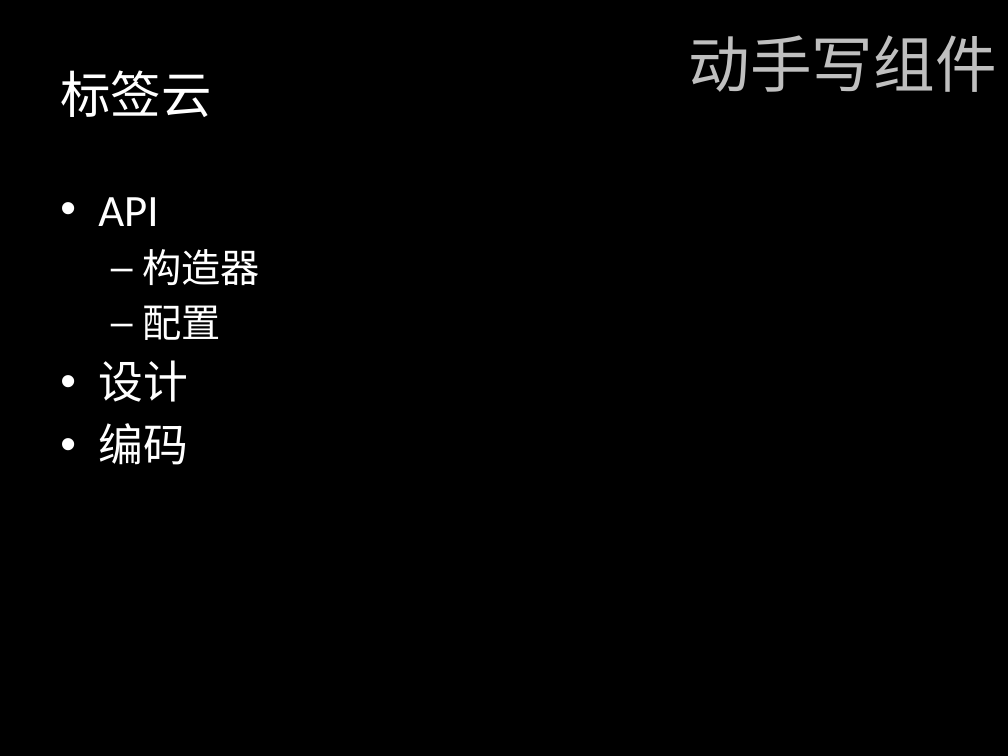
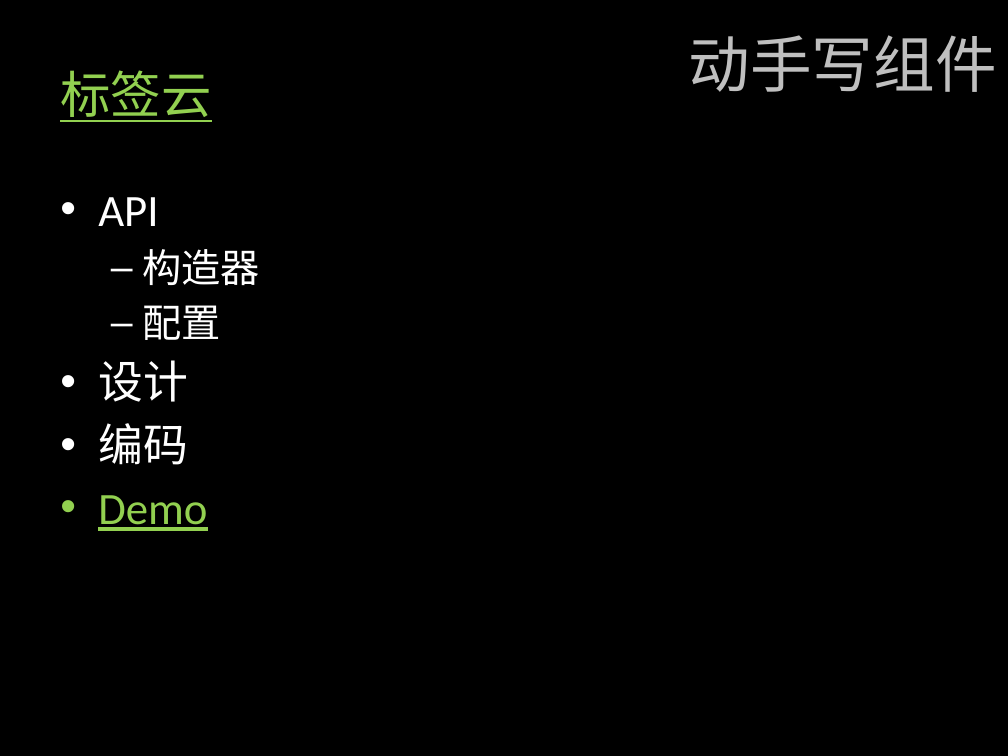
Before and after one commit to dickeylth/FEStudy, a slide deck: slide 27 of class/Kissy Component Coding/基于Kissy的模块化编程.pptx. Drawn at 1008x756 pixels with LibreOffice and Linux fonts; fonts in the diff are those of the drawing. Boxes give left, top, right and bottom in pixels: in the first picture for what was removed or moved away, otherwise in the second. Text is boxed around its words. In the diff, an @@ line names an element or a change of style, - is before the commit and + after.

Commit message:
add url

```diff
--- a/class/Kissy Component Coding/基于Kissy的模块化编程.pptx
+++ b/class/Kissy Component Coding/基于Kissy的模块化编程.pptx
@@ title "标签云" at (x1=60, y1=70, x2=211, y2=122): text colour #FFFFFF to #92D050, underline on @@
@@ text at (x1=98, y1=495, x2=207, y2=531): paragraph added @@
+• Demo
```
Also in this commit, not shown: 6 other slides changed.
